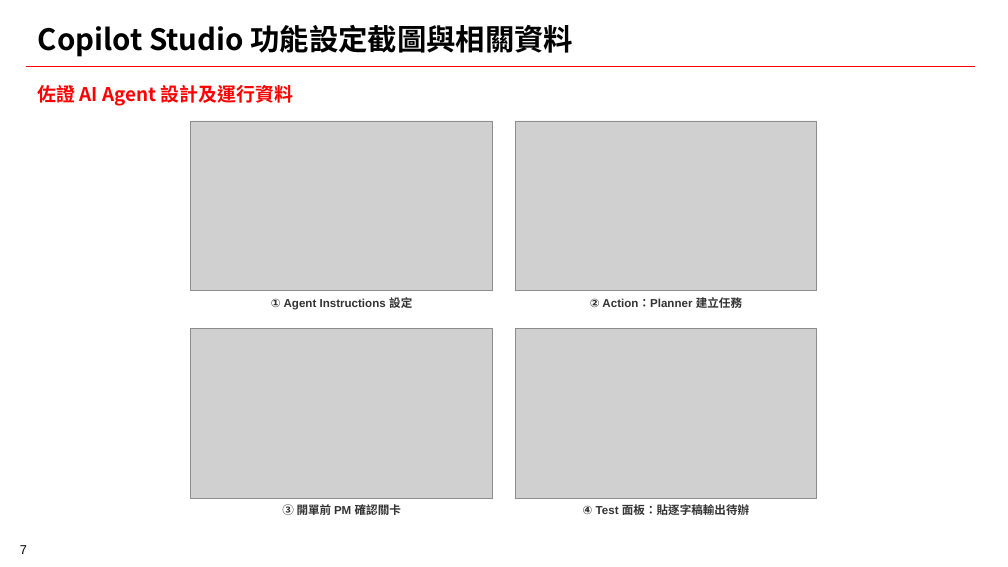
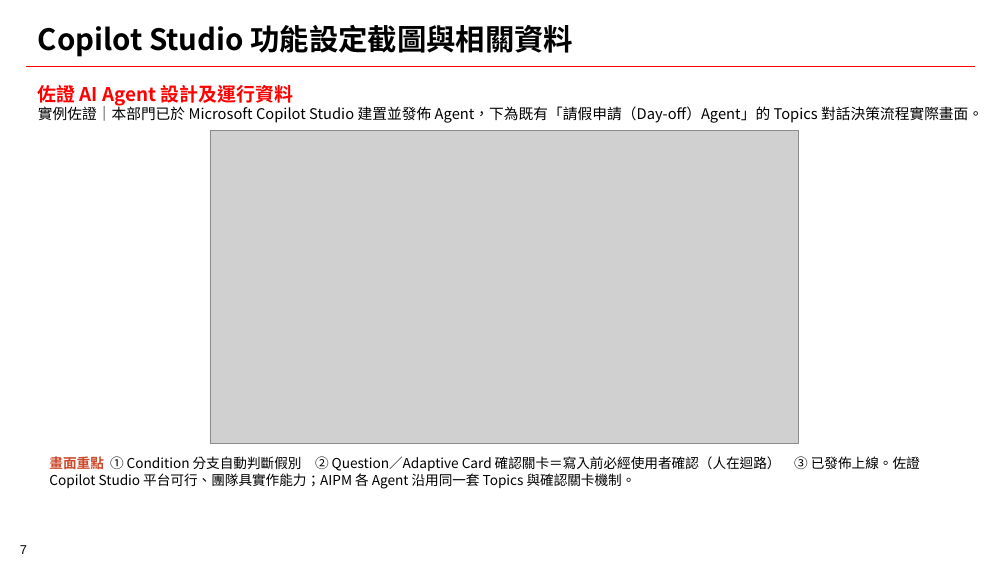
Before and after one commit to how0531/sino_AI-PM, a slide deck: slide 7 of AI競賽.pptx. Drawn at 1008x567 pixels with LibreOffice and Linux fonts; fonts in the diff are those of the drawing; grey boxes stand for pictures; background and template pictures are left out. Boxes give left, top, right and bottom in pixels: in the first picture for what was removed or moved away, otherwise in the second. Text is boxed around its words. In the diff, an @@ line names an element or a change of style, - is before the commit and + after.

```diff
--- a/AI競賽.pptx
+++ b/AI競賽.pptx
@@ text added at [38, 104, 983, 123], 14 pt, text #000000 @@
+實例佐證｜本部門已於 Microsoft Copilot Studio 建置並發佈 Agent，下為既有「請假申請（Day-off）Agent」的 Topics 對話決策流程實際畫面。
@@ picture removed at [191, 121, 492, 291] @@
@@ picture added at [210, 130, 799, 443] @@
@@ picture removed at [516, 121, 817, 291] @@
@@ text removed at [271, 297, 412, 310] @@
-① Agent Instructions 設定
@@ text removed at [590, 297, 742, 308] @@
-② Action：Planner 建立任務
@@ picture removed at [191, 328, 492, 498] @@
@@ picture removed at [516, 328, 817, 498] @@
@@ text added at [49, 455, 920, 489], 13 pt, text #000000 @@
+畫面重點 ① Condition 分支自動判斷假別 ② Question／Adaptive Card 確認關卡＝寫入前必經使用者確認（人在迴路） ③ 已發佈上線。佐證 Copilot Studio 平台可行、團隊具實作能力；AIPM 各 Agent 沿用同一套 Topics 與確認關卡機制。
@@ text removed at [282, 503, 401, 519] @@
-③ 開單前 PM 確認關卡
@@ text removed at [583, 504, 749, 515] @@
-④ Test 面板：貼逐字稿輸出待辦
```
Also in this commit, not shown: 1 other file.
